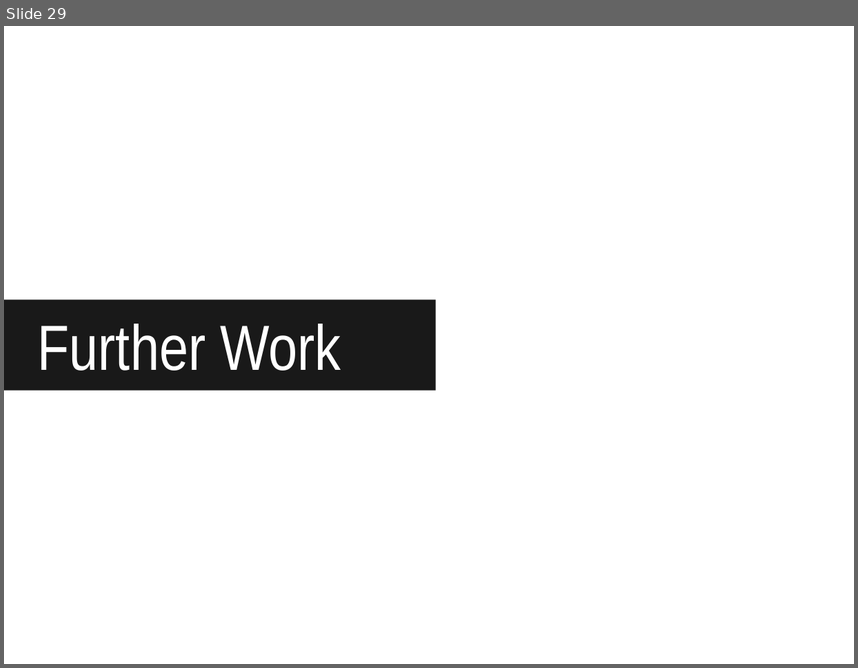
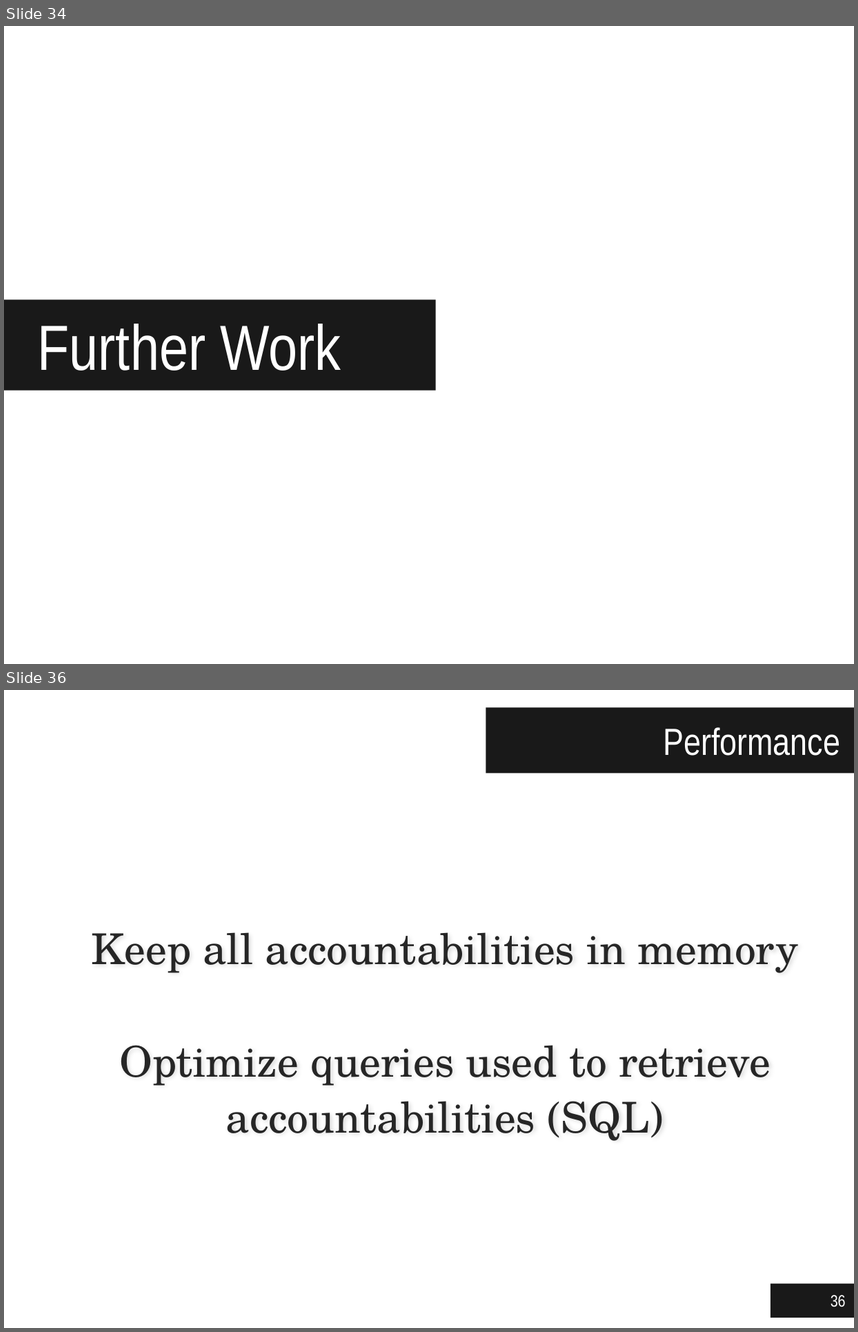
Before and after one commit to jgradim/thesis, a slide deck: presentations/jgradim-presentation.pptx. Shown one above the other, each under a label of ours: slide 29 before the commit, slides 34 and 36 after it; the slides between them are not shown. The pictures are 858x668 and 858x1332 pixels, drawn with LibreOffice and Linux fonts; fonts in the diff are those of the drawing; background and template pictures are left out. Boxes give left, top, right and bottom in pixels: in the first picture for what was removed or moved away, otherwise in the second. Text is boxed around its words. In the diff, an @@ line names an element or a change of style, - is before the commit and + after.

```diff
--- a/presentations/jgradim-presentation.pptx
+++ b/presentations/jgradim-presentation.pptx
@@ slide 36 added at bbox=[4, 690, 854, 1328], background #FFFFFF @@
@@ title added at bbox=[486, 708, 854, 773], fill #000000 at 90% opacity, 32 pt, text #FFFFFF @@
+Performance
@@ text added at bbox=[92, 932, 799, 1141], 36 pt, text #262626 @@
+Keep all accountabilities in memory
+Optimize queries used to retrieve accountabilities (SQL)
@@ page number added at bbox=[771, 1283, 854, 1317], fill #000000 at 90% opacity, 14 pt, text #FFFFFF @@
+36
@@ what was slide 29 is now slide 34 @@
```
Also in this commit, not shown: 23 slides changed, 6 other slides added, 2 slides removed.
